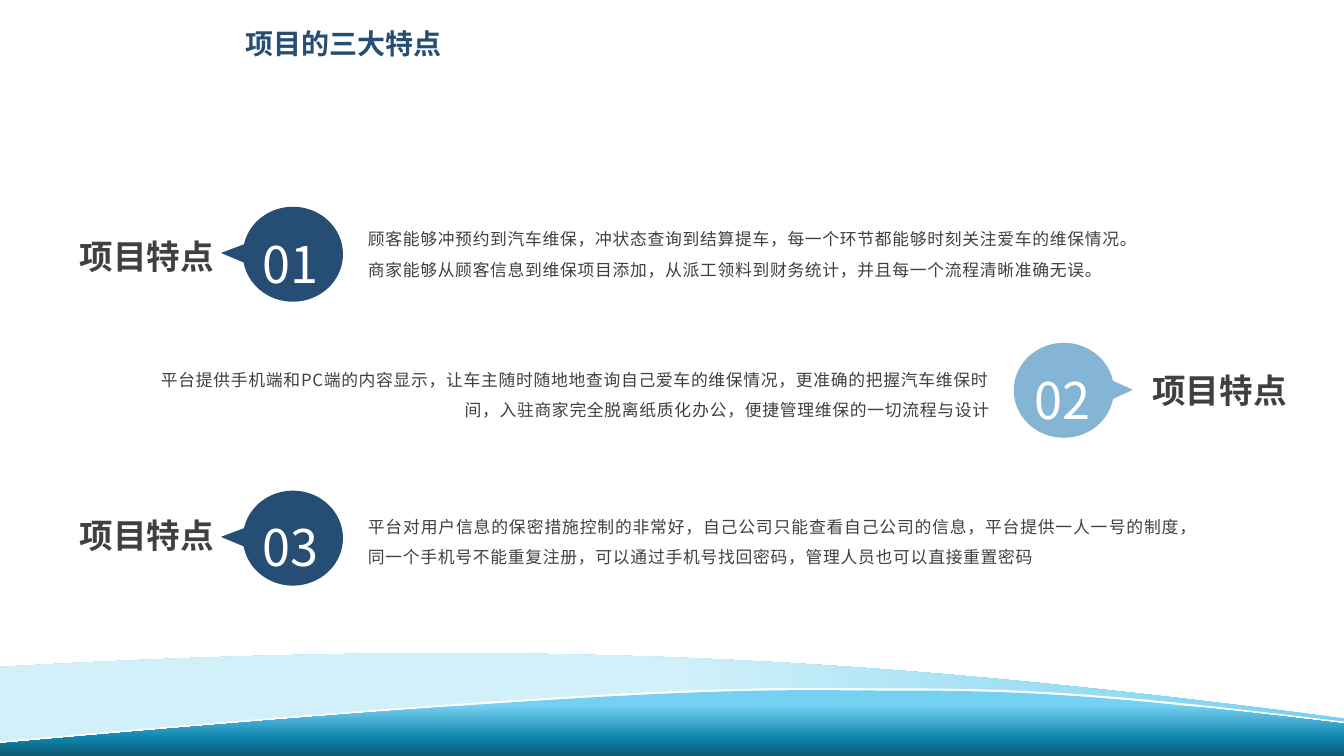
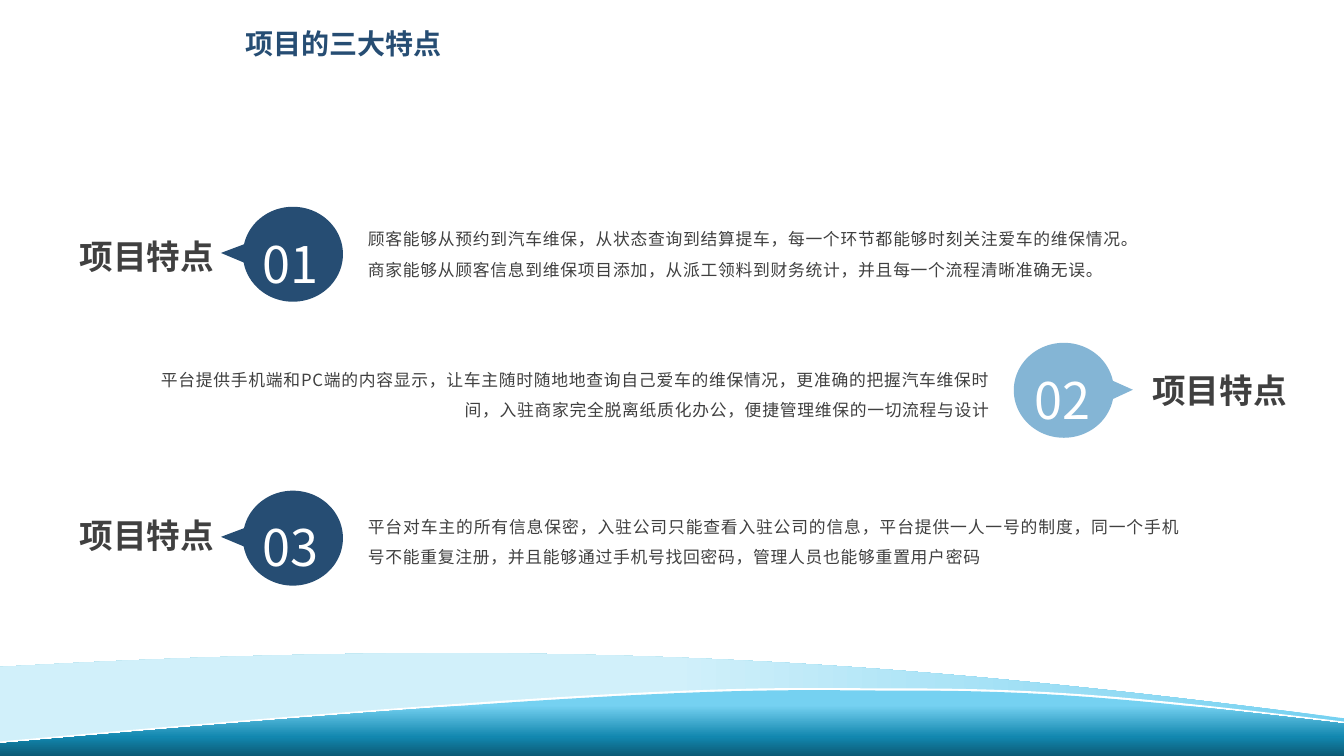
Before and after one commit to GZWgssmart/AutoPlatform, a slide deck: slide 12 of documents/创意科技-项目答辩.pptx (slide 13 before the commit). Drawn at 1344x756 pixels with LibreOffice and Linux fonts; fonts in the diff are those of the drawing; background and template pictures are left out. Boxes give left, top, right and bottom in pixels: in the first picture for what was removed or moved away, otherwise in the second. Text is boxed around its words. In the diff, an @@ line names an element or a change of style, - is before the commit and + after.

```diff
--- a/documents/创意科技-项目答辩.pptx
+++ b/documents/创意科技-项目答辩.pptx
@@ text at box(368, 231, 1138, 247): text changed @@
-顾客能够冲预约到汽车维保，冲状态查询到结算提车，每一个环节都能够时刻关注爱车的维保情况。
+顾客能够从预约到汽车维保，从状态查询到结算提车，每一个环节都能够时刻关注爱车的维保情况。
@@ text at box(368, 519, 1179, 565): text changed @@
-平台对用户信息的保密措施控制的非常好，自己公司只能查看自己公司的信息，平台提供一人一号的制度，同一个手机号不能重复注册，可以通过手机号找回密码，管理人员也可以直接重置密码
+平台对车主的所有信息保密，入驻公司只能查看入驻公司的信息，平台提供一人一号的制度，同一个手机号不能重复注册，并且能够通过手机号找回密码，管理人员也能够重置用户密码
```
Also in this commit, not shown: 11 other slides changed, 3 slides added, 7 slides removed.
